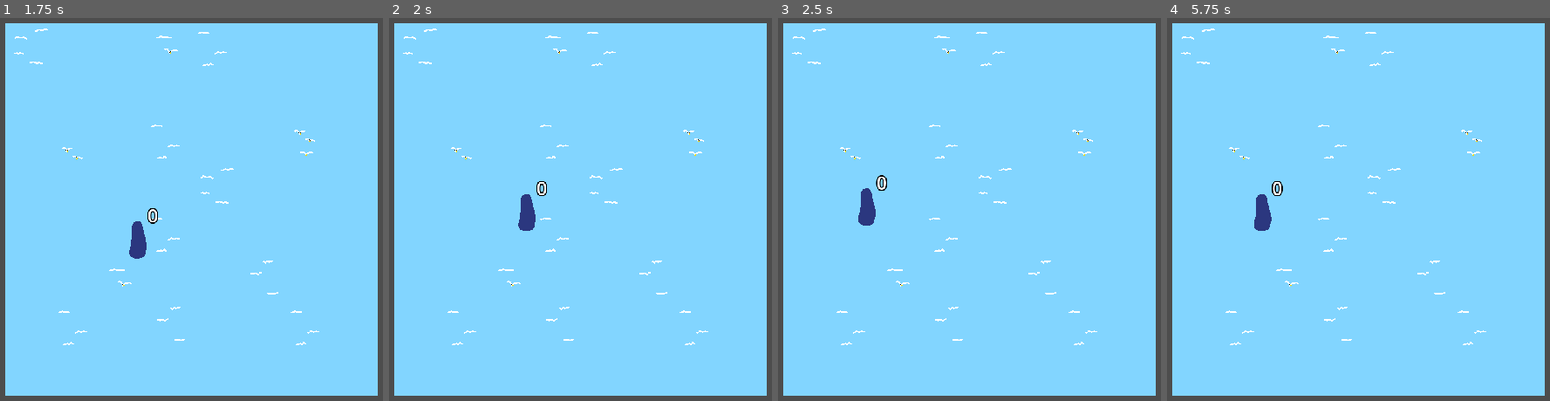
Above: before the commit, frames 1-4 (left to right).
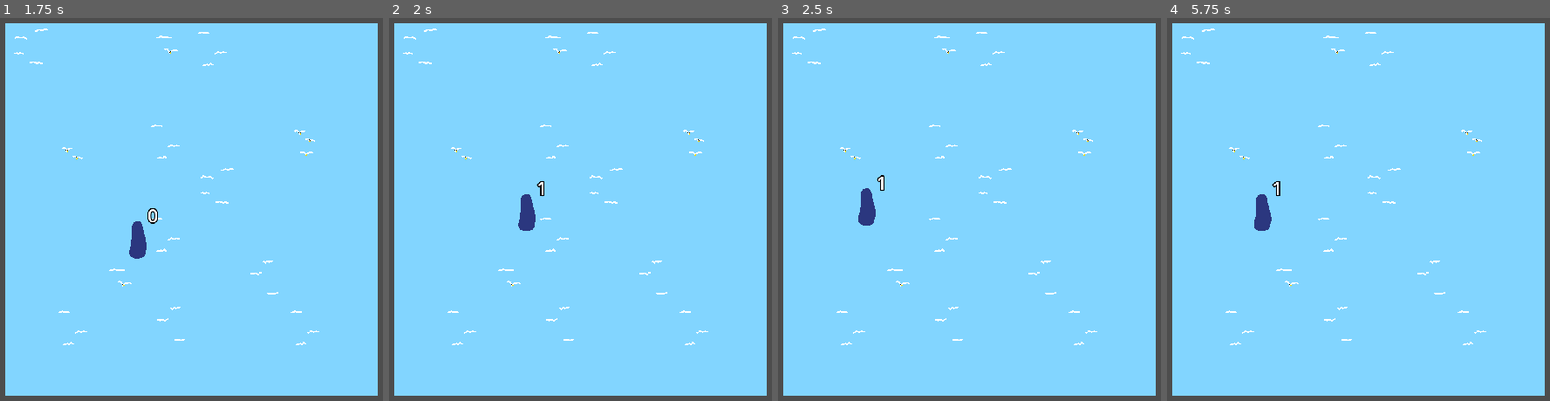
Above: after the commit, the same moments.

Repository: omar-h-omar/submania
Game: Godot game, scene res://scenes/game.tscn
The game is run twice, just before and just after one commit, with the same random seed, the same clock (stepped at 60 frames per second) and the same inputs.
Inputs:
- Up to frame 1 (1.75 s): tap Enter at 0.5 s; hold Up (up) from 0.53 s (still down)
- Up to frame 2 (2 s): keep holding Up (up)
- Up to frame 3 (2.5 s): release Up (up) at 2.03 s; hold Left (left) from 2.03 s (still down)
- Up to frame 4 (5.75 s): tap Space at 3.5 s; release Left (left) at 3.53 s; hold Down (down) 3.53-4.28 s; hold Right (right) 4.28-5.03 s; hold Up (up) from 5.03 s (still down)

Frame 1 is identical in both runs. In frame 2, less than 0.1% of the frame differs, in the area x 38-42%, y 42-47%; in frame 3, less than 0.1%, in the area x 25-29%, y 41-46%; in frame 4, less than 0.1%.

Commit message:
Mine detection

Diff:
--- a/scenes/mine.tscn
+++ b/scenes/mine.tscn
@@ -9,6 +9,7 @@
 gizmo_extents = 82.1
 
 [node name="MineCollider" type="Area2D" parent="."]
+collision_layer = 2
 
 [node name="CollisionShape2D" type="CollisionShape2D" parent="MineCollider"]
 scale = Vector2(3, 3)
--- a/scenes/submarine.gd
+++ b/scenes/submarine.gd
@@ -1,6 +1,7 @@
 extends CharacterBody2D
 
 const SPEED = 300.0
+@onready var mines_nearby_label = $MinesNearbyLabel
 
 var _nearMineCount := 0
 
@@ -37,3 +38,10 @@
 func _on_area_2d_area_entered(area):
 	# Mine area
 	_nearMineCount += 1
+	mines_nearby_label.text = str(_nearMineCount)
+
+
+
+func _on_area_2d_area_exited(area):
+	_nearMineCount -= 1
+	mines_nearby_label.text = str(_nearMineCount)
--- a/scenes/submarine.tscn
+++ b/scenes/submarine.tscn
@@ -71,7 +71,7 @@
 scale = Vector2(9.12, 9.36)
 shape = SubResource("RectangleShape2D_msuud")
 
-[node name="MinesNearby" type="Label" parent="."]
+[node name="MinesNearbyLabel" type="Label" parent="."]
 offset_left = 24.0
 offset_top = -105.0
 offset_right = 64.0
@@ -80,6 +80,7 @@
 label_settings = SubResource("LabelSettings_7rwcn")
 
 [node name="Area2D" type="Area2D" parent="."]
+collision_mask = 2
 
 [node name="CollisionShape2D2" type="CollisionShape2D" parent="Area2D"]
 scale = Vector2(25, 25)
@@ -87,3 +88,4 @@
 
 [connection signal="body_entered" from="mine collider" to="." method="_mine_detected"]
 [connection signal="area_entered" from="Area2D" to="." method="_on_area_2d_area_entered"]
+[connection signal="area_exited" from="Area2D" to="." method="_on_area_2d_area_exited"]
